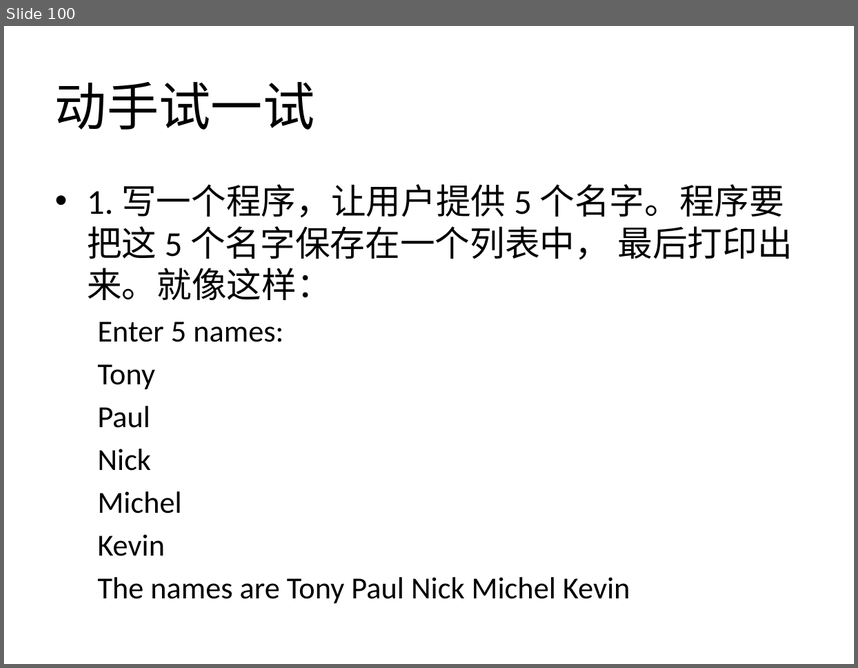
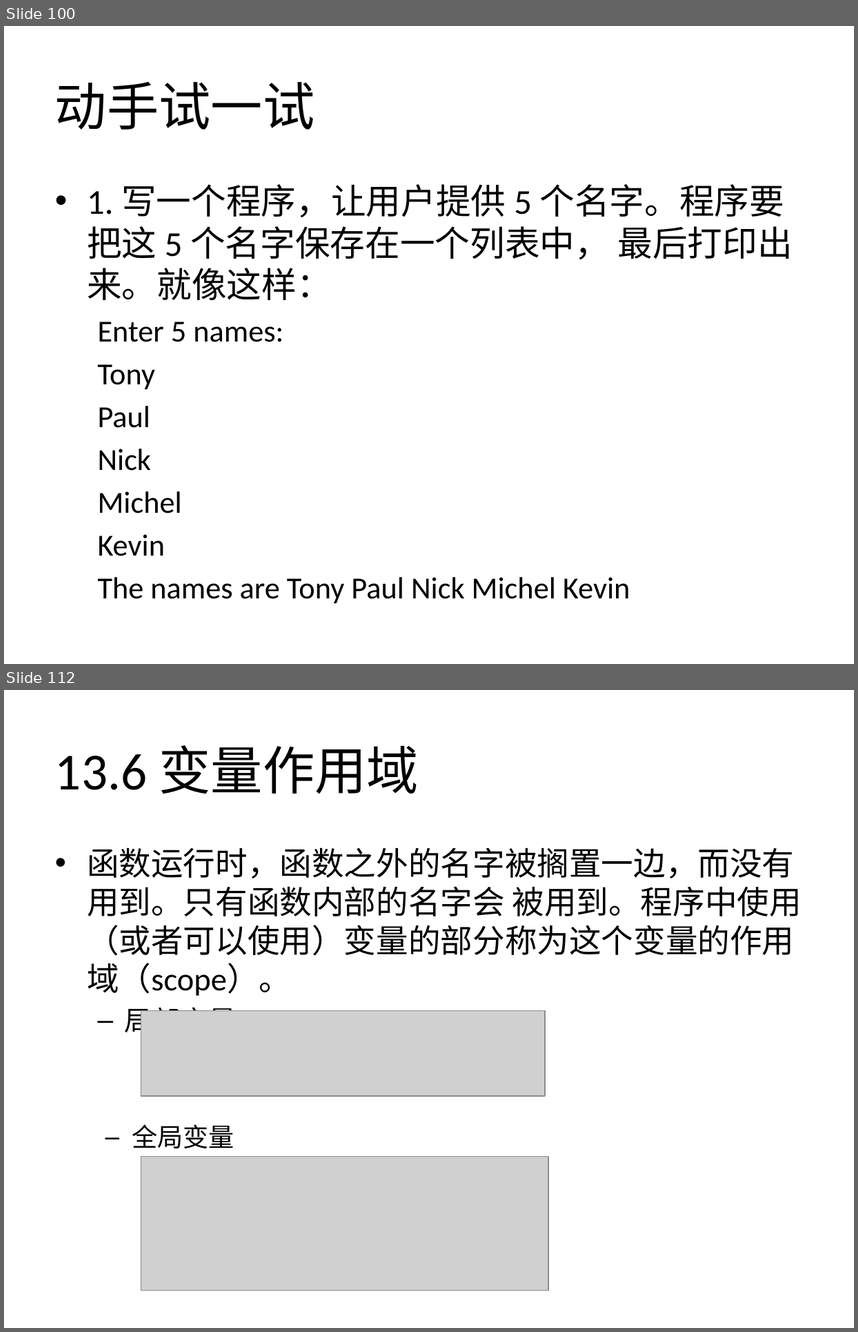
Before and after one commit to zhinan18/Python3, a slide deck: readme/Python3.pptx. Shown one above the other, each under a label of ours: slide 100 before the commit, slides 100 and 112 after it; the slides between them are not shown. The pictures are 858x668 and 858x1332 pixels, drawn with LibreOffice and Linux fonts; fonts in the diff are those of the drawing; grey boxes stand for pictures. Boxes give left, top, right and bottom in pixels: in the first picture for what was removed or moved away, otherwise in the second. Text is boxed around its words. In the diff, an @@ line names an element or a change of style, - is before the commit and + after.

```diff
--- a/readme/Python3.pptx
+++ b/readme/Python3.pptx
@@ slide 112 added at (4, 690, 854, 1328), background #FFFFFF @@
@@ title added at (55, 745, 419, 793), 44 pt, text #000000 @@
+13.6 变量作用域
@@ text added at (87, 847, 801, 1038), 27.2 pt, text #000000 @@
+• 函数运行时，函数之外的名字被搁置一边，而没有用到。只有函数内部的名字会 被用到。程序中使用（或者可以使用）变量的部分称为这个变量的作用域（scope）。
+  – 局部变量
@@ picture added at (141, 1010, 545, 1096) @@
@@ text added at (132, 1124, 234, 1148), 21.7 pt, text #000000 @@
+  – 全局变量
@@ picture added at (141, 1156, 548, 1290) @@
```
Also in this commit, not shown: 15 other slides added.
